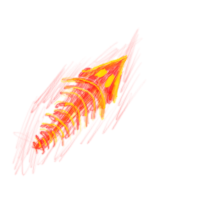
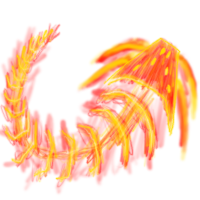
Layer changes from the first 200 × 200 image to the second:
added layer "snake 3 light" above "snake 3 color" over bbox(3, 31, 172, 181)
added layer "snake 3 color" above "snake 3 glow" over bbox(1, 27, 200, 184)
added layer "snake 3 glow" above "snake 2 light" over bbox(0, 22, 199, 195)
hid "snake 2 light" over bbox(37, 54, 130, 152)
hid "snake 2 color" over bbox(31, 53, 131, 158)
hid "snake 2 glow" over bbox(11, 27, 147, 177)
